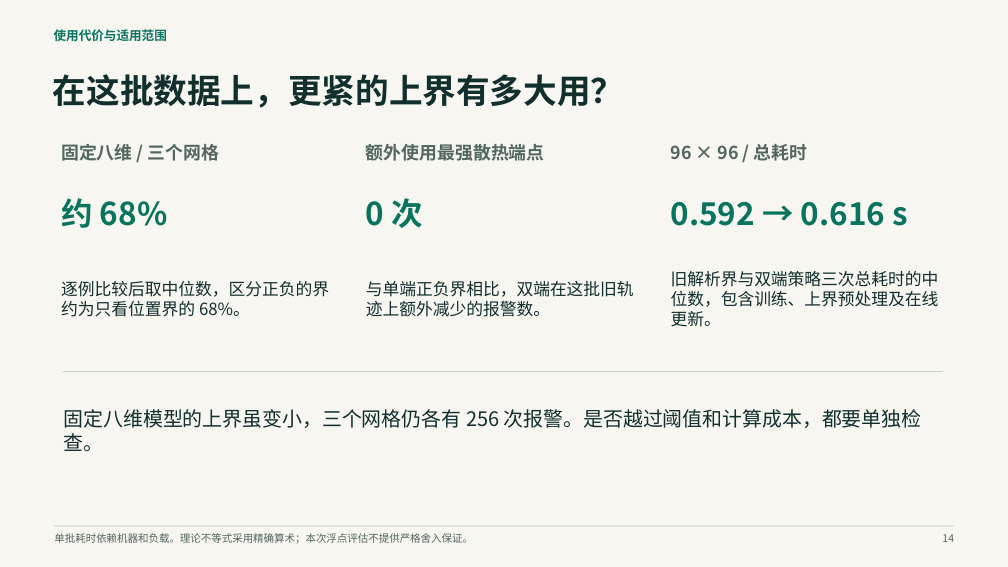
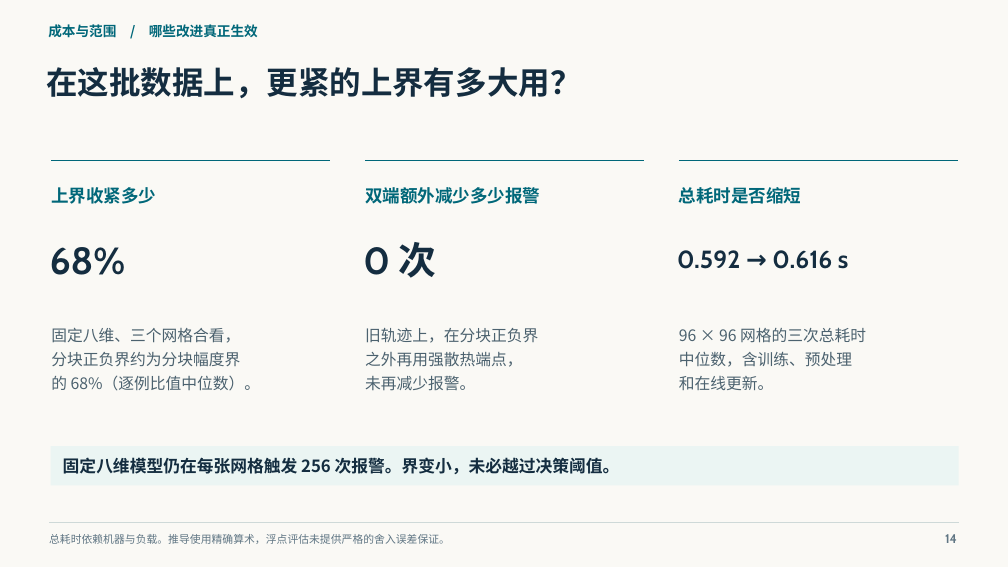
Before and after one commit to orgyuanbao/MoonshineThermalLab, a slide deck: slide 14 of MoonshineThermalLab/classroom/Moonshine热仿真课堂汇报.pptx. Drawn at 1008x567 pixels with LibreOffice and Linux fonts; fonts in the diff are those of the drawing. Boxes give left, top, right and bottom in pixels: in the first picture for what was removed or moved away, otherwise in the second. Text is boxed around its words. In the diff, an @@ line names an element or a change of style, - is before the commit and + after.

```diff
--- a/MoonshineThermalLab/classroom/Moonshine热仿真课堂汇报.pptx
+++ b/MoonshineThermalLab/classroom/Moonshine热仿真课堂汇报.pptx
@@ background #F7F6F0 to #FAF9F5 @@
@@ text at [48, 24, 258, 37]: text changed; size 12 to 13 pt; text colour #08745E to #006779 @@
-使用代价与适用范围
+成本与范围 / 哪些改进真正生效
@@ text "在这批数据上，更紧的上界有多大用？": place and size @@
-text "在这批数据上，更紧的上界有多大用？" at [53, 74, 624, 108]
+text "在这批数据上，更紧的上界有多大用？" at [46, 67, 581, 98]
@@ text "在这批数据上，更紧的上界有多大用？" at [46, 67, 581, 98]: size 32 to 30 pt, text colour #112F2D to #142D40; line spacing 1 to 1.04 @@
@@ text removed at [366, 144, 545, 161] @@
-额外使用最强散热端点
@@ line added from (51, 160) to (330, 160), #006779 1.25 pt @@
@@ line added from (365, 160) to (644, 160), #006779 1.25 pt @@
@@ line added from (679, 160) to (958, 160), #006779 1.25 pt @@
@@ text added at [51, 187, 156, 204], 16.7 pt, text #006779, bold @@
+上界收紧多少
@@ text added at [365, 187, 540, 204], 16.7 pt, text #006779, bold @@
+双端额外减少多少报警
@@ text at [679, 187, 802, 204]: text changed; size 17 to 16.7 pt; text colour #52675D to #006779 @@
-96 × 96 / 总耗时
+总耗时是否缩短
@@ text "0 次": place and size @@
-text "0 次" at [366, 198, 423, 228]
+text "0 次" at [363, 242, 436, 278]
@@ text "0 次" at [363, 242, 436, 278]: size 30 to 36 pt, font Noto Sans CJK SC to Cabin, text colour #08745E to #142D40; line spacing 1 to 1.04 @@
@@ text "0.592 → 0.616 s": place and size @@
-text "0.592 → 0.616 s" at [671, 202, 909, 226]
+text "0.592 → 0.616 s" at [677, 250, 848, 269]
@@ text "0.592 → 0.616 s" at [677, 250, 848, 269]: size 30 to 23.6 pt, font Noto Sans CJK SC to Cabin, text colour #08745E to #142D40; line spacing 1 to 1.04 @@
@@ text at [50, 247, 126, 275]: text changed; size 30 to 36 pt; font Noto Sans CJK SC to Cabin; text colour #08745E to #142D40 @@
-约 68%
+68%
@@ text removed at [61, 281, 329, 317] @@
-逐例比较后取中位数，区分正负的界约为只看位置界的 68%。
@@ text at [51, 328, 260, 391]: text changed; size 17 to 15 pt; text colour #52675D to #4C626F; bold off @@
-固定八维 / 三个网格
+固定八维、三个网格合看，
+分块正负界约为分块幅度界
+的 68%（逐例比值中位数）。
@@ text at [365, 328, 538, 391]: text changed; size 16 to 15 pt; text colour #112F2D to #4C626F @@
-与单端正负界相比，双端在这批旧轨迹上额外减少的报警数。
+旧轨迹上，在分块正负界
+之外再用强散热端点，
+未再减少报警。
@@ text at [679, 328, 866, 390]: text changed; size 16 to 15 pt; text colour #112F2D to #4C626F @@
-旧解析界与双端策略三次总耗时的中位数，包含训练、上界预处理及在线更新。
+96 × 96 网格的三次总耗时
+中位数，含训练、预处理
+和在线更新。
@@ rectangle: place and size @@
-rectangle at [63, 371, 943, 372]
+rectangle at [51, 446, 959, 485]
@@ rectangle at [51, 446, 959, 485]: fill #CAD6CC to #EBF5F3 @@
@@ text at [63, 457, 620, 474]: text changed; size 19 to 16 pt; text colour #112F2D to #142D40; bold on @@
-固定八维模型的上界虽变小，三个网格仍各有 256 次报警。是否越过阈值和计算成本，都要单独检查。
+固定八维模型仍在每张网格触发 256 次报警。界变小，未必越过决策阈值。
@@ text at [49, 534, 450, 544]: text changed; size 10 to 10.3 pt; text colour #52675D to #607684 @@
-单批耗时依赖机器和负载。理论不等式采用精确算术；本次浮点评估不提供严格舍入保证。
+总耗时依赖机器与负载。推导使用精确算术，浮点评估未提供严格的舍入误差保证。
@@ line added from (49, 523) to (959, 523), #CED9D8 0.65 pt @@
@@ rectangle removed at [54, 526, 954, 526] @@
@@ text "14" at [945, 534, 957, 543]: size 10 to 12 pt, font Noto Sans CJK SC to Cabin, text colour #52675D to #607684, bold on; line spacing 1 to 1.04 @@
```
Also in this commit, not shown: 17 other slides changed, 11 other files.
